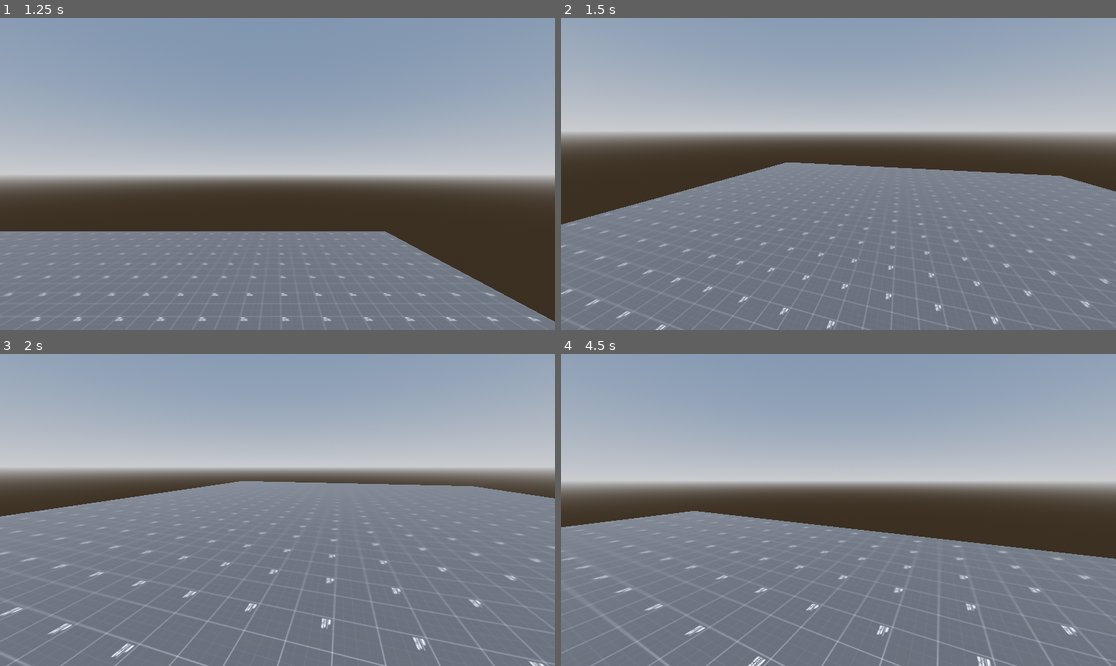
Above: before the commit, frames 1-4 (two rows, left to right).
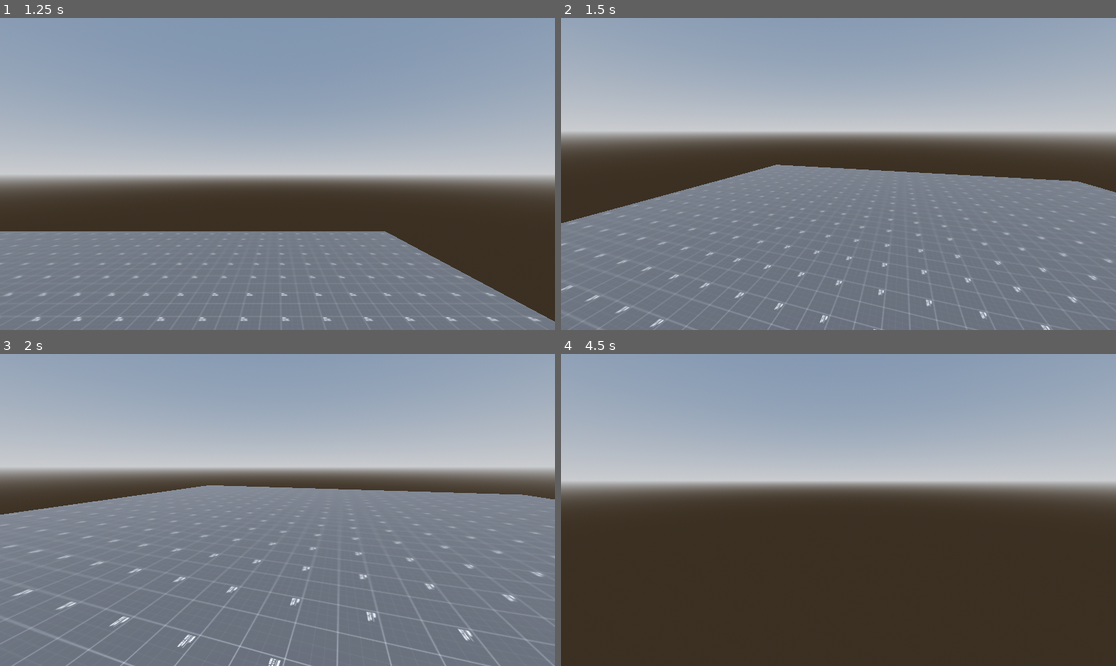
Above: after the commit, the same moments.

Repository: gbrlferz/super-crate-box-fps
Game: Godot game, scene res://scenes/game.tscn
Same seed, same stepped clock (60 frames per second), same inputs: the game is played once before the commit and once after it.
Inputs (mouse positions are in pixels of both pictures, inside the frame that each line leads up to):
- Up to frame 1 (1.25 s): tap Enter at 0.5 s; move the mouse to (399, 158) at 0.52 s; hold D (right) from 0.53 s (still down); hold Shift (sprint) from 0.53 s (still down); click (399, 158) at 0.67 s; tap Space (jump) at 0.77 s
- Up to frame 2 (1.5 s): move the mouse to (810, 174) at 1.27 s; release D (right) at 1.28 s; release Shift (sprint) at 1.28 s; hold W (up) from 1.28 s (still down); tap Shift (sprint) at 1.35 s
- Up to frame 3 (2 s): keep holding W (up); tap Space (jump) at 1.52 s
- Up to frame 4 (4.5 s): keep holding W (up); move the mouse to (849, 503) at 2.02 s; hold Shift (sprint) 2.03-2.78 s; move the mouse to (832, 516) at 2.77 s; tap Shift (sprint) at 2.85, 4.35 s; tap Space (jump) at 3.02, 3.77 s; move the mouse to (877, 513) at 3.52 s; hold Shift (sprint) 3.53-4.28 s; move the mouse to (794, 506) at 4.27 s

Frame 1 is identical in both runs. In frame 2, 2.7% of the frame differs, in the area x 0-100%, y 46-100%; in frame 3, 4.7%; in frame 4, 43%, in the area x 0-100%, y 50-100%.

Commit message:
Implement advanced air movement

Diff:
--- a/fps_controller/fps_controller.gd
+++ b/fps_controller/fps_controller.gd
@@ -14,6 +14,12 @@
 const HEADBOB_MOVE_AMOUNT := 0.06
 const HEADBOB_FREQUENCY := 2.04
 var headbob_time := 0.0
+
+# Air movement settings. Need to tweak these to get the feeling dialed in.
+@export_group("Air movement")
+@export var air_cap := 0.85 ## Can surf steeper ramps if this is higher, makes it easier to stick and bhop.
+@export var air_accel := 800.0
+@export var air_move_speed := 500.0
 
 var wish_dir := Vector3.ZERO
 
@@ -76,6 +82,21 @@
 	self.velocity.y -= ProjectSettings.get_setting("physics/3d/default_gravity") * delta
 	# self.velocity -= get_gravity()
 
+	# Classic battle tested & fan favorite source/quake air movement
+	# CSS players gonna feel their gamer instincts kick in with this one
+	var cur_speed_in_wish_dir := self.velocity.dot(wish_dir) # Dot product of velocity and the wish direction.
+	# Wish speed (if wish_dir > 0 length) capped to air_cap
+	var capped_speed: float = min((air_move_speed * wish_dir).length(), air_cap)
+	# How much to get to the speed the player wishes (in the new dir)
+	# Notice this allows for infinite speed. If wish_dir is perpendicular, we always need to add velocity
+	#  no matter how fast we are going. This is what allows for things like bhop in CSS & Quake.
+	# Also happens to just give some very nice feeling movement & responsiveness when in air.
+	var add_speed_till_cap := capped_speed - cur_speed_in_wish_dir
+	if add_speed_till_cap > 0:
+		var accel_speed := air_accel * air_move_speed * delta
+		accel_speed = min(accel_speed, add_speed_till_cap)
+		self.velocity += accel_speed * wish_dir
+
 
 func _physics_process(delta: float) -> void:
 	var input_dir: Vector2
